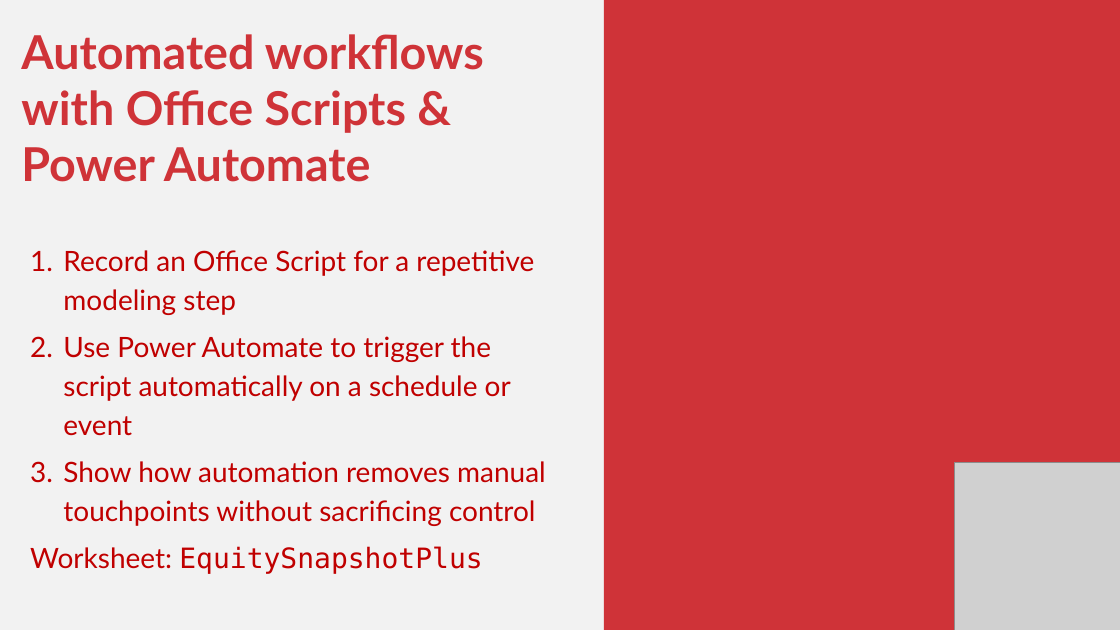
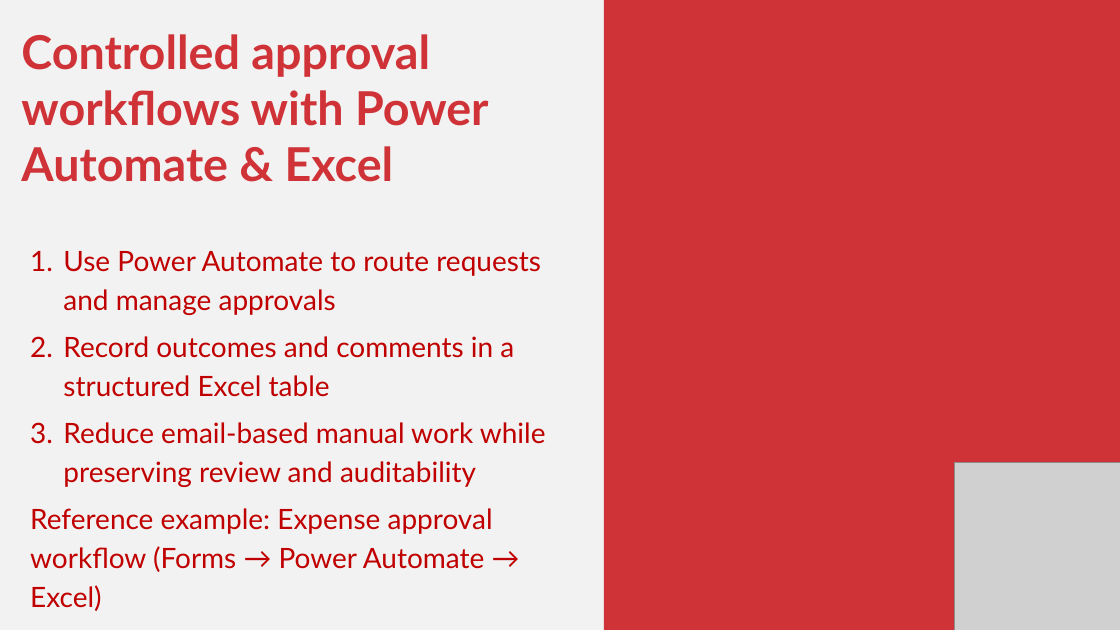
Before and after one commit to stringfestdata/iofm-new-excel-stack, a slide deck: slide 9 of iofm-new-excel-stack.pptx. Drawn at 1120x630 pixels with LibreOffice and Linux fonts; fonts in the diff are those of the drawing; grey boxes stand for pictures. Boxes give left, top, right and bottom in pixels: in the first picture for what was removed or moved away, otherwise in the second. Text is boxed around its words. In the diff, an @@ line names an element or a change of style, - is before the commit and + after.

```diff
--- a/iofm-new-excel-stack.pptx
+++ b/iofm-new-excel-stack.pptx
@@ text at (x1=21, y1=34, x2=546, y2=572): text changed @@
-Automated workflows with Office Scripts & Power Automate
-1. Record an Office Script for a repetitive modeling step
-2. Use Power Automate to trigger the script automatically on a schedule or event
-3. Show how automation removes manual touchpoints without sacrificing control
-Worksheet: EquitySnapshotPlus
+Controlled approval workflows with Power Automate & Excel
+1. Use Power Automate to route requests and manage approvals
+2. Record outcomes and comments in a structured Excel table
+3. Reduce email-based manual work while preserving review and auditability
+Reference example: Expense approval workflow (Forms → Power Automate → Excel)
```
Also in this commit, not shown: 5 other slides changed, 2 other files.
